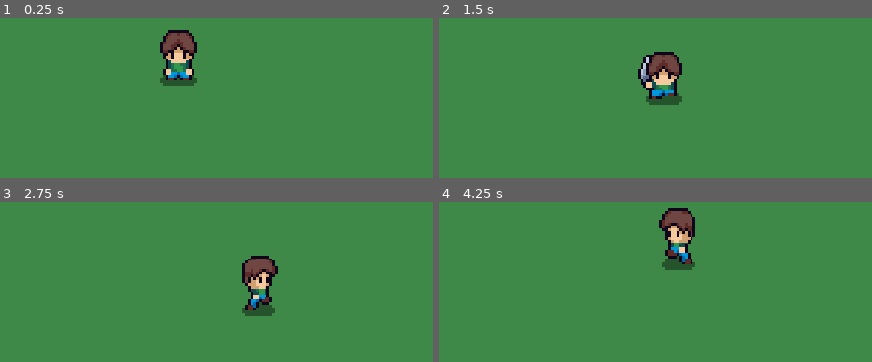
Above: before the commit, frames 1-4 (two rows, left to right).
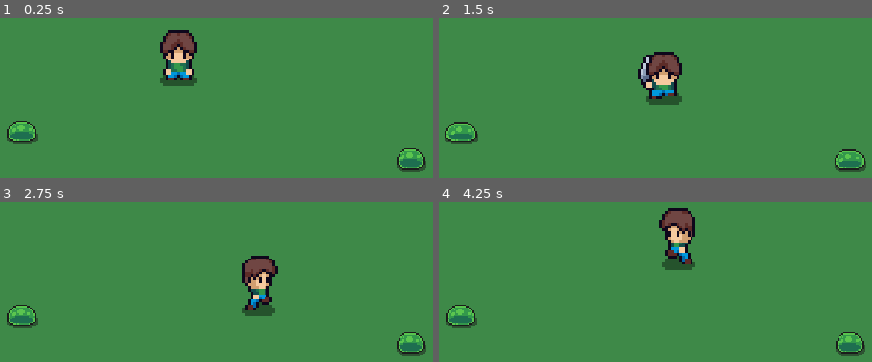
Above: after the commit, the same moments.

Repository: Xeon-MB/Sliv
Game: Godot game, scene res://scenes/game.tscn
Same seed, same stepped clock (60 frames per second), same inputs: the game is played once before the commit and once after it.
Inputs (mouse positions are in pixels of both pictures, inside the frame that each line leads up to):
- Up to frame 1 (0.25 s): no input
- Up to frame 2 (1.5 s): move the mouse to (794, 38) at 0.52 s; hold D (direita) 0.53-1.28 s; click (794, 38) at 0.6 s; move the mouse to (460, 83) at 1.27 s; hold S (baixo) from 1.28 s (still down); click (460, 83) at 1.35 s
- Up to frame 3 (2.75 s): move the mouse to (outside the picture) at 2.02 s; release S (baixo) at 2.03 s; hold D (direita) from 2.03 s (still down); click (outside the picture) at 2.1 s
- Up to frame 4 (4.25 s): move the mouse to (577, 334) at 2.77 s; release D (direita) at 2.78 s; hold W (cima) 2.78-3.53 s; click (577, 334) at 2.85 s; move the mouse to (859, 312) at 3.52 s; hold A (esquerda) from 3.53 s (still down); click (859, 312) at 3.6 s

The runs differ from the first frame. In frame 1, 1.3% of the frame differs, in the area x 1-99%, y 64-97%; in frame 2, 1.2%; in frame 3, 1.3%; in frame 4, 1.3%.

Commit message:
inimigo add

Diff:
--- a/scenes/game.tscn
+++ b/scenes/game.tscn
@@ -9,6 +9,7 @@
 [ext_resource type="Texture2D" uid="uid://rwsqelcu2jbw" path="res://assets/images/world/Tiles/Path_Tile.png" id="6_trtic"]
 [ext_resource type="Texture2D" uid="uid://cfygchxmyi4w3" path="res://assets/images/world/Tiles/Water_Middle.png" id="7_ir15t"]
 [ext_resource type="Texture2D" uid="uid://nb7v3bmpgb5r" path="res://assets/images/world/Tiles/Water_Tile.png" id="8_ca42v"]
+[ext_resource type="PackedScene" uid="uid://bbnkkj6sus5o4" path="res://scenes/slime.tscn" id="10_vtaks"]
 
 [sub_resource type="TileSetAtlasSource" id="TileSetAtlasSource_rysoc"]
 texture = ExtResource("1_0tnpc")
@@ -57,3 +58,9 @@
 [node name="Camera2D" type="Camera2D" parent="." unique_id=432895720]
 position = Vector2(1, -2)
 zoom = Vector2(4, 4)
+
+[node name="Slime" parent="." unique_id=1699978530 instance=ExtResource("10_vtaks")]
+position = Vector2(-56, 23)
+
+[node name="Slime2" parent="." unique_id=2118909740 instance=ExtResource("10_vtaks")]
+position = Vector2(84, 33)
--- a/scenes/player.tscn
+++ b/scenes/player.tscn
@@ -442,3 +442,5 @@
 
 [node name="CollisionShape2D" type="CollisionShape2D" parent="hitbox" unique_id=1332513042]
 shape = SubResource("RectangleShape2D_ebum8")
+
+[connection signal="body_entered" from="hitbox" to="." method="_on_hitbox_body_entered"]
--- /dev/null
+++ b/scenes/slime.tscn
@@ -0,0 +1,175 @@
+[gd_scene format=3 uid="uid://bbnkkj6sus5o4"]
+
+[ext_resource type="Texture2D" uid="uid://dvbgucu3idlhj" path="res://assets/images/enemies/Slime_Green.png" id="1_371uh"]
+
+[sub_resource type="AtlasTexture" id="AtlasTexture_p2gj0"]
+atlas = ExtResource("1_371uh")
+region = Rect2(0, 64, 64, 64)
+
+[sub_resource type="AtlasTexture" id="AtlasTexture_n6pvg"]
+atlas = ExtResource("1_371uh")
+region = Rect2(64, 64, 64, 64)
+
+[sub_resource type="AtlasTexture" id="AtlasTexture_pjw23"]
+atlas = ExtResource("1_371uh")
+region = Rect2(128, 64, 64, 64)
+
+[sub_resource type="AtlasTexture" id="AtlasTexture_2npkn"]
+atlas = ExtResource("1_371uh")
+region = Rect2(192, 64, 64, 64)
+
+[sub_resource type="AtlasTexture" id="AtlasTexture_fd6lc"]
+atlas = ExtResource("1_371uh")
+region = Rect2(256, 64, 64, 64)
+
+[sub_resource type="AtlasTexture" id="AtlasTexture_gstla"]
+atlas = ExtResource("1_371uh")
+region = Rect2(320, 64, 64, 64)
+
+[sub_resource type="AtlasTexture" id="AtlasTexture_v5wyi"]
+atlas = ExtResource("1_371uh")
+region = Rect2(384, 64, 64, 64)
+
+[sub_resource type="AtlasTexture" id="AtlasTexture_0l8pv"]
+atlas = ExtResource("1_371uh")
+region = Rect2(448, 64, 64, 64)
+
+[sub_resource type="AtlasTexture" id="AtlasTexture_vnioy"]
+atlas = ExtResource("1_371uh")
+region = Rect2(0, 128, 64, 64)
+
+[sub_resource type="AtlasTexture" id="AtlasTexture_2xjuo"]
+atlas = ExtResource("1_371uh")
+region = Rect2(64, 128, 64, 64)
+
+[sub_resource type="AtlasTexture" id="AtlasTexture_a02ik"]
+atlas = ExtResource("1_371uh")
+region = Rect2(128, 128, 64, 64)
+
+[sub_resource type="AtlasTexture" id="AtlasTexture_pu8ps"]
+atlas = ExtResource("1_371uh")
+region = Rect2(192, 128, 64, 64)
+
+[sub_resource type="AtlasTexture" id="AtlasTexture_g40cl"]
+atlas = ExtResource("1_371uh")
+region = Rect2(256, 128, 64, 64)
+
+[sub_resource type="AtlasTexture" id="AtlasTexture_cxm07"]
+atlas = ExtResource("1_371uh")
+region = Rect2(320, 128, 64, 64)
+
+[sub_resource type="AtlasTexture" id="AtlasTexture_g2qvl"]
+atlas = ExtResource("1_371uh")
+region = Rect2(384, 128, 64, 64)
+
+[sub_resource type="AtlasTexture" id="AtlasTexture_tyl0w"]
+atlas = ExtResource("1_371uh")
+region = Rect2(448, 128, 64, 64)
+
+[sub_resource type="AtlasTexture" id="AtlasTexture_fur4c"]
+atlas = ExtResource("1_371uh")
+region = Rect2(0, 0, 64, 64)
+
+[sub_resource type="AtlasTexture" id="AtlasTexture_2v7ff"]
+atlas = ExtResource("1_371uh")
+region = Rect2(64, 0, 64, 64)
+
+[sub_resource type="AtlasTexture" id="AtlasTexture_35t6e"]
+atlas = ExtResource("1_371uh")
+region = Rect2(128, 0, 64, 64)
+
+[sub_resource type="AtlasTexture" id="AtlasTexture_pbccl"]
+atlas = ExtResource("1_371uh")
+region = Rect2(192, 0, 64, 64)
+
+[sub_resource type="SpriteFrames" id="SpriteFrames_ebum8"]
+animations = [{
+"frames": [{
+"duration": 1.0,
+"texture": SubResource("AtlasTexture_p2gj0")
+}, {
+"duration": 1.0,
+"texture": SubResource("AtlasTexture_n6pvg")
+}, {
+"duration": 1.0,
+"texture": SubResource("AtlasTexture_pjw23")
+}, {
+"duration": 1.0,
+"texture": SubResource("AtlasTexture_2npkn")
+}, {
+"duration": 1.0,
+"texture": SubResource("AtlasTexture_fd6lc")
+}, {
+"duration": 1.0,
+"texture": SubResource("AtlasTexture_gstla")
+}, {
+"duration": 1.0,
+"texture": SubResource("AtlasTexture_v5wyi")
+}, {
+"duration": 1.0,
+"texture": SubResource("AtlasTexture_0l8pv")
+}],
+"loop": 0,
+"name": &"atacking",
+"speed": 7.0
+}, {
+"frames": [{
+"duration": 1.0,
+"texture": SubResource("AtlasTexture_vnioy")
+}, {
+"duration": 1.0,
+"texture": SubResource("AtlasTexture_2xjuo")
+}, {
+"duration": 1.0,
+"texture": SubResource("AtlasTexture_a02ik")
+}, {
+"duration": 1.0,
+"texture": SubResource("AtlasTexture_pu8ps")
+}, {
+"duration": 1.0,
+"texture": SubResource("AtlasTexture_g40cl")
+}, {
+"duration": 1.0,
+"texture": SubResource("AtlasTexture_cxm07")
+}, {
+"duration": 1.0,
+"texture": SubResource("AtlasTexture_g2qvl")
+}, {
+"duration": 1.0,
+"texture": SubResource("AtlasTexture_tyl0w")
+}],
+"loop": 0,
+"name": &"die",
+"speed": 7.0
+}, {
+"frames": [{
+"duration": 1.0,
+"texture": SubResource("AtlasTexture_fur4c")
+}, {
+"duration": 1.0,
+"texture": SubResource("AtlasTexture_2v7ff")
+}, {
+"duration": 1.0,
+"texture": SubResource("AtlasTexture_35t6e")
+}, {
+"duration": 1.0,
+"texture": SubResource("AtlasTexture_pbccl")
+}],
+"loop": 1,
+"name": &"idle",
+"speed": 7.0
+}]
+
+[sub_resource type="CircleShape2D" id="CircleShape2D_ebum8"]
+radius = 6.0
+
+[node name="Slime" type="CharacterBody2D" unique_id=1699978530]
+
+[node name="AnimatedSprite2D" type="AnimatedSprite2D" parent="." unique_id=1202933716]
+scale = Vector2(0.5, 0.5)
+sprite_frames = SubResource("SpriteFrames_ebum8")
+animation = &"die"
+autoplay = "idle"
+
+[node name="CollisionShape2D" type="CollisionShape2D" parent="." unique_id=86687060]
+shape = SubResource("CircleShape2D_ebum8")
--- a/scripts/player.gd
+++ b/scripts/player.gd
@@ -13,6 +13,8 @@
 	update_hitbox_offset()
 
 func _physics_process(delta: float) -> void:
+	hitbox.monitoring = false
+
 
 	if Input.is_action_just_pressed("ataque") and not atacking:
 		ataque()
@@ -54,6 +56,7 @@
 
 func ataque() -> void:
 	atacking = true
+	hitbox.monitoring = true
 
 	update_hitbox_offset()
 	swing_sword.play()
@@ -76,3 +79,9 @@
 			hitbox.position = Vector2(y, -x)
 		Vector2.DOWN:
 			hitbox.position = Vector2(-y , x)
+
+
+func _on_hitbox_body_entered(body: Node2D) -> void:
+	if atacking and body.name.begins_with("Slime"):
+		print(body.name)
+		print("hit")
Binary file added: assets/images/enemies/Slime_Green.png
Not shown, added: assets/images/enemies/Slime_Green.png.import
